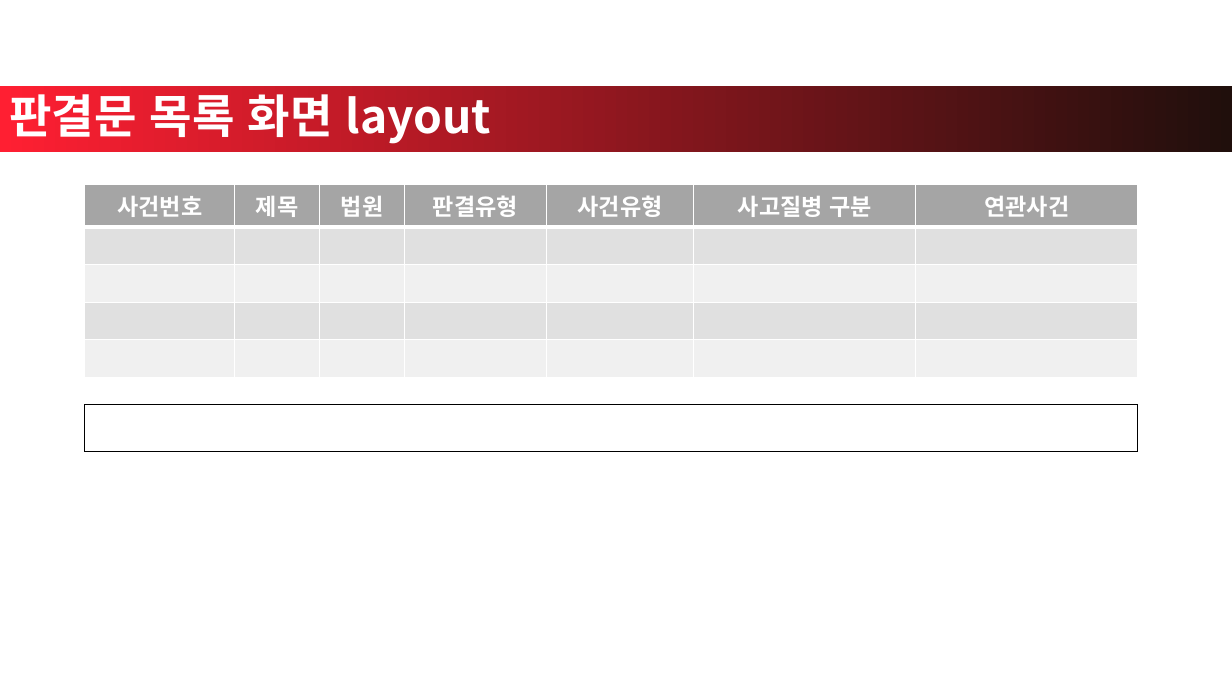
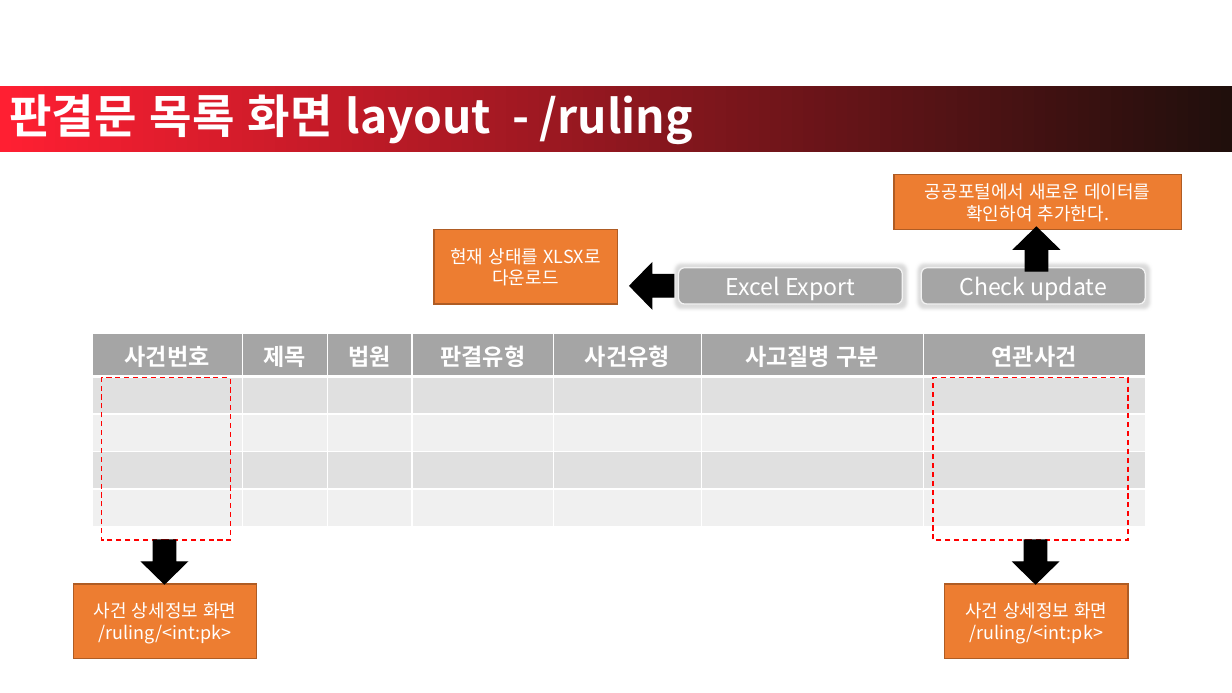
Before and after one commit to achimkoh/sanjae.crawler, a slide deck: slide 10 of Documents/c4k_query_ID_sentences.pptx. Drawn at 1232x693 pixels with LibreOffice and Linux fonts; fonts in the diff are those of the drawing; background and template pictures are left out. Boxes give left, top, right and bottom in pixels: in the first picture for what was removed or moved away, otherwise in the second. Text is boxed around its words. In the diff, an @@ line names an element or a change of style, - is before the commit and + after.

Commit message:
기본 화면 layout

```diff
--- a/Documents/c4k_query_ID_sentences.pptx
+++ b/Documents/c4k_query_ID_sentences.pptx
@@ title at bbox=[9, 94, 693, 145]: text changed @@
-판결문 목록 화면 layout
+판결문 목록 화면 layout - /ruling
@@ rectangle added at bbox=[895, 175, 1182, 230], fill #ED7D31, outline #AF5C24 1 pt, 14 pt, text #FFFFFF @@
+공공포털에서 새로운 데이터를 확인하여 추가한다.
@@ rectangle added at bbox=[434, 230, 617, 304], fill #ED7D31, outline #AF5C24 1 pt, 14 pt, text #FFFFFF @@
+현재 상태를 XLSX로 다운로드
@@ down arrow added at bbox=[1014, 227, 1059, 271], fill #000000, outline #000000 1 pt @@
@@ down arrow added at bbox=[630, 263, 674, 309], fill #000000, outline #000000 1 pt @@
@@ rounded rectangle added at bbox=[678, 268, 902, 304], fill #A5A5A5, outline #F2F2F2 1 pt, 18 pt, text #FFFFFF @@
+Excel Export
@@ rounded rectangle added at bbox=[921, 268, 1145, 304], fill #A5A5A5, outline #F2F2F2 1 pt, 18 pt, text #FFFFFF @@
+Check update
@@ table: place and size @@
-table at bbox=[85, 185, 1138, 372]
+table at bbox=[92, 334, 1145, 521]
@@ rectangle added at bbox=[102, 378, 231, 541], outline #FF0000 1 pt dashed @@
@@ rectangle added at bbox=[933, 378, 1128, 541], outline #FF0000 1 pt dashed @@
@@ rectangle removed at bbox=[85, 405, 1139, 452] @@
@@ down arrow added at bbox=[142, 540, 188, 583], fill #000000, outline #000000 1 pt @@
@@ down arrow added at bbox=[1014, 540, 1059, 583], fill #000000, outline #000000 1 pt @@
@@ rectangle added at bbox=[74, 584, 257, 658], fill #ED7D31, outline #AF5C24 1 pt, 14 pt, text #FFFFFF @@
+사건 상세정보 화면
+/ruling/<int:pk>
@@ rectangle added at bbox=[945, 584, 1128, 658], fill #ED7D31, outline #AF5C24 1 pt, 14 pt, text #FFFFFF @@
+사건 상세정보 화면
+/ruling/<int:pk>
```
Also in this commit, not shown: 1 other slide changed, 1 slide added.
